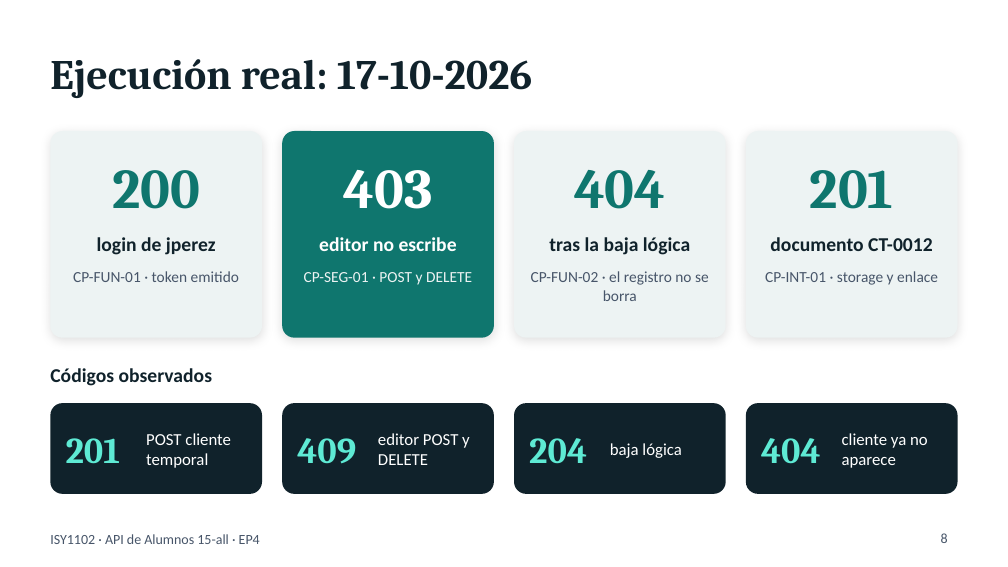
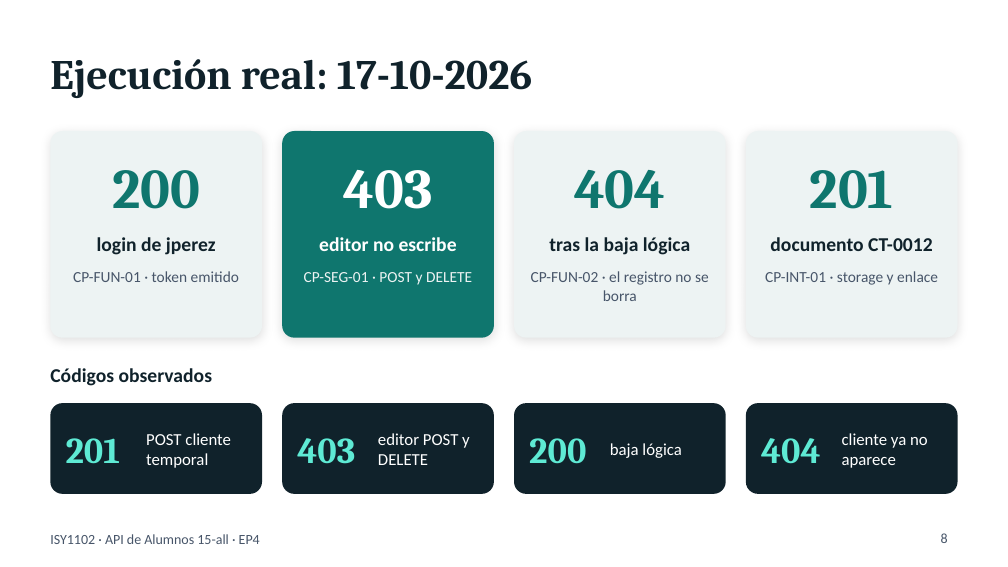
Before and after one commit to milotkg2/seguridad-calidad-software-ev2-atlas, a slide deck: slide 8 of entrega/Presentacion_EP4_Atlas.pptx. Drawn at 1008x567 pixels with LibreOffice and Linux fonts; fonts in the diff are those of the drawing. Boxes give left, top, right and bottom in pixels: in the first picture for what was removed or moved away, otherwise in the second. Text is boxed around its words. In the diff, an @@ line names an element or a change of style, - is before the commit and + after.

```diff
--- a/entrega/Presentacion_EP4_Atlas.pptx
+++ b/entrega/Presentacion_EP4_Atlas.pptx
@@ text at [297,438,355,464]: text changed @@
-409
+403
@@ text at [529,438,586,464]: text changed @@
-204
+200
```
Also in this commit, not shown: 9 other slides changed, 37 other files.
